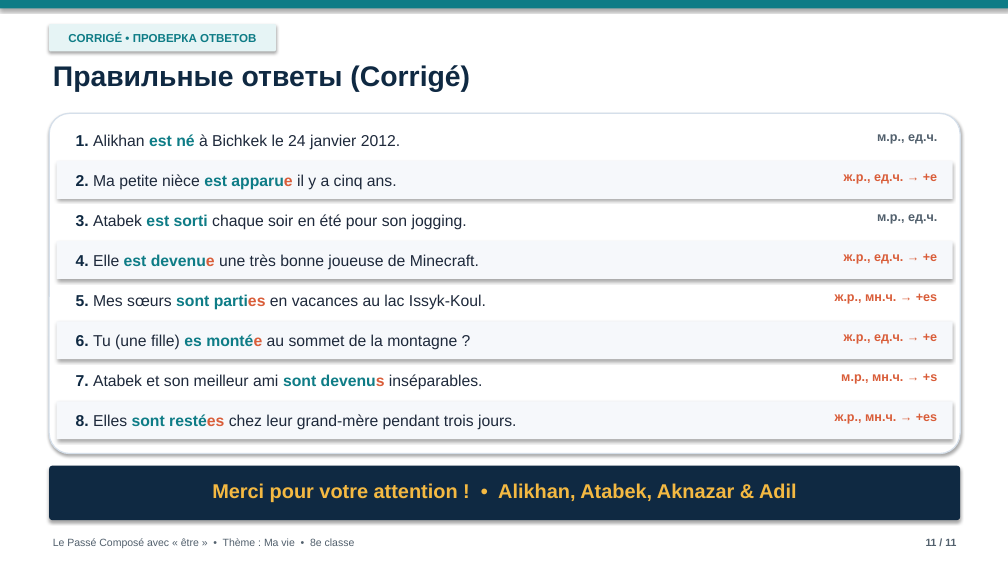
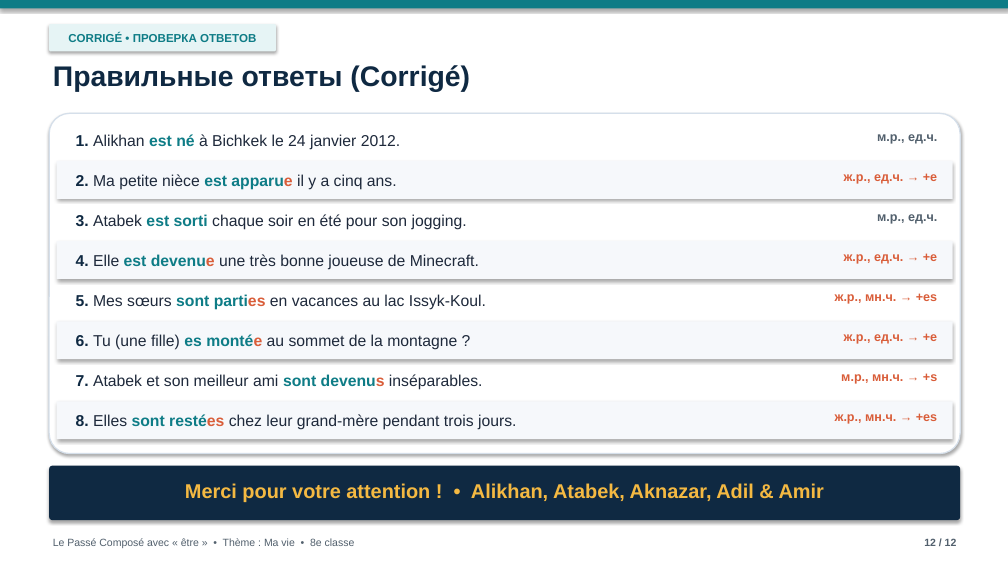
Before and after one commit to graz1p777dev/ma-vie-presentation, a slide deck: slide 12 of Ma_vie_Passe_Compose.pptx (slide 11 before the commit). Drawn at 1008x567 pixels with LibreOffice and Linux fonts; fonts in the diff are those of the drawing; background and template pictures are left out. Boxes give left, top, right and bottom in pixels: in the first picture for what was removed or moved away, otherwise in the second. Text is boxed around its words. In the diff, an @@ line names an element or a change of style, - is before the commit and + after.

Commit message:
Add Aknazar, Adil, and Amir slides with illustrations and reading scripts

```diff
--- a/Ma_vie_Passe_Compose.pptx
+++ b/Ma_vie_Passe_Compose.pptx
@@ text at (185, 483, 824, 502): text changed @@
-Merci pour votre attention ! • Alikhan, Atabek, Aknazar & Adil
+Merci pour votre attention ! • Alikhan, Atabek, Aknazar, Adil & Amir
@@ text at (924, 538, 957, 546): text changed @@
-11 / 11
+12 / 12
```
Also in this commit, not shown: 10 other slides changed, 1 slide added, 1 other file.
